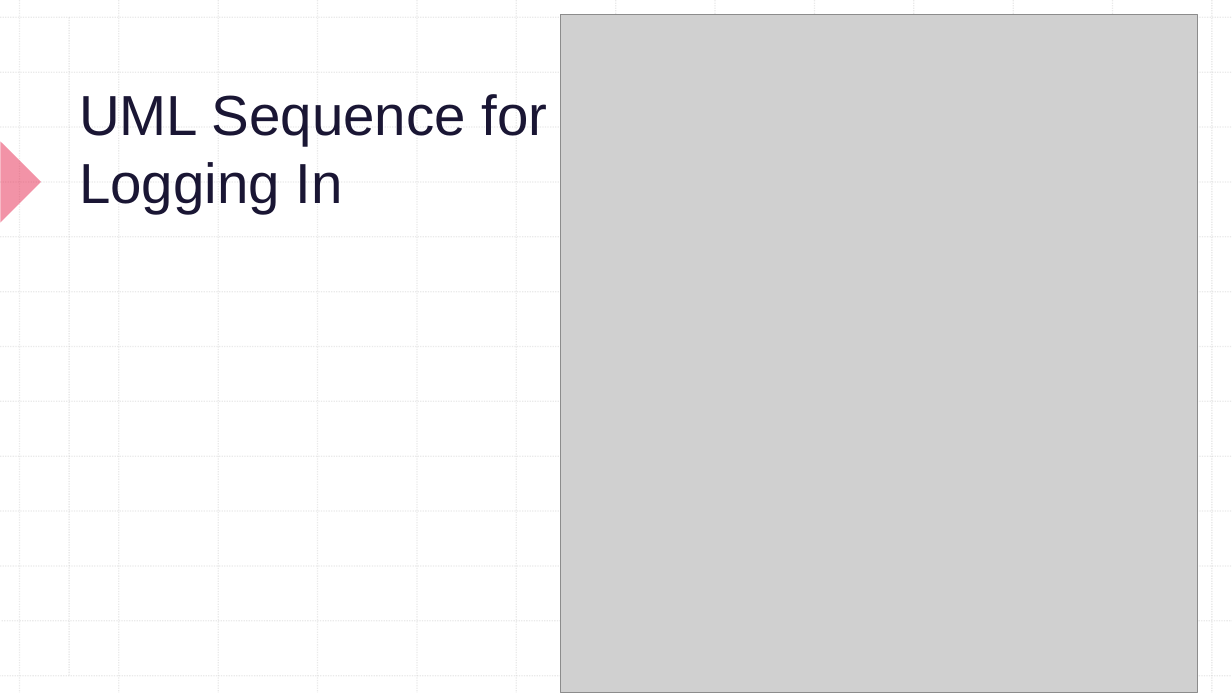
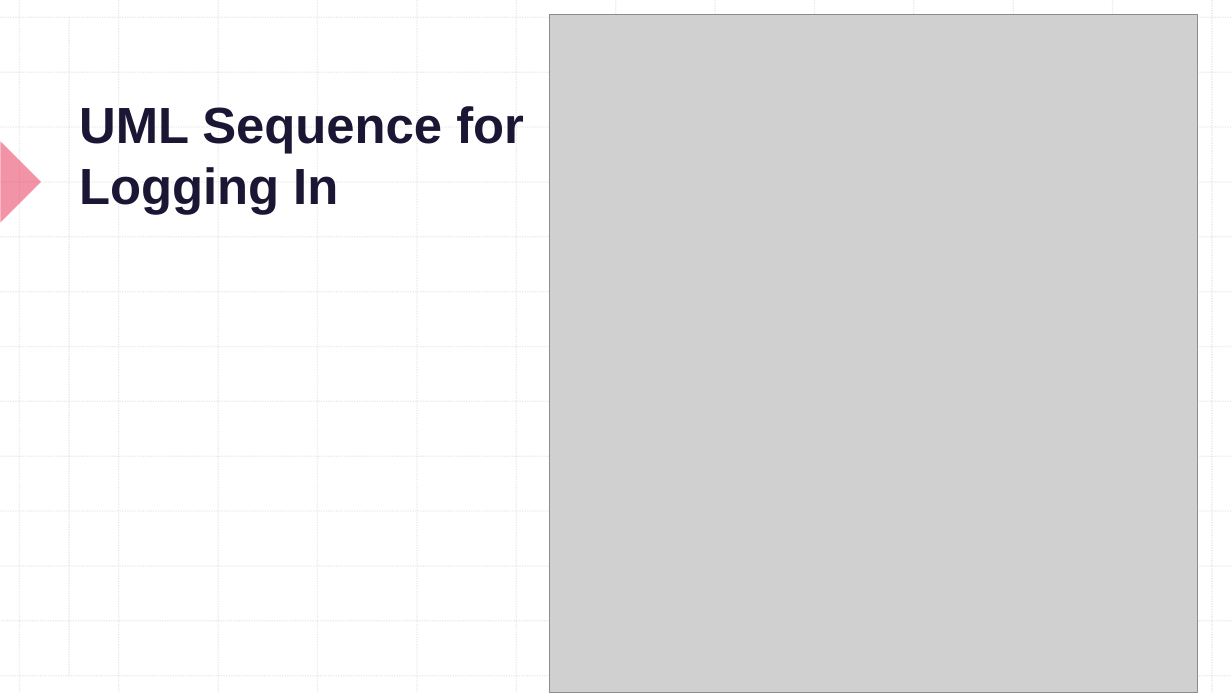
Before and after one commit to CSC-4350-TR-SP2023/Team3, a slide deck: slide 7 of docs/Graphical_Passwords.pptx (slide 4 before the commit). Drawn at 1232x693 pixels with LibreOffice and Linux fonts; fonts in the diff are those of the drawing; grey boxes stand for pictures. Boxes give left, top, right and bottom in pixels: in the first picture for what was removed or moved away, otherwise in the second. Text is boxed around its words. In the diff, an @@ line names an element or a change of style, - is before the commit and + after.

```diff
--- a/docs/Graphical_Passwords.pptx
+++ b/docs/Graphical_Passwords.pptx
@@ picture: place and size @@
-picture at [560,15,1197,693]
+picture at [549,15,1197,693]
@@ title "UML Sequence for Logging In" at [79,106,524,214]: size 44 to 39.6 pt, bold on @@
```
Also in this commit, not shown: 4 other slides changed, 3 slides added.
